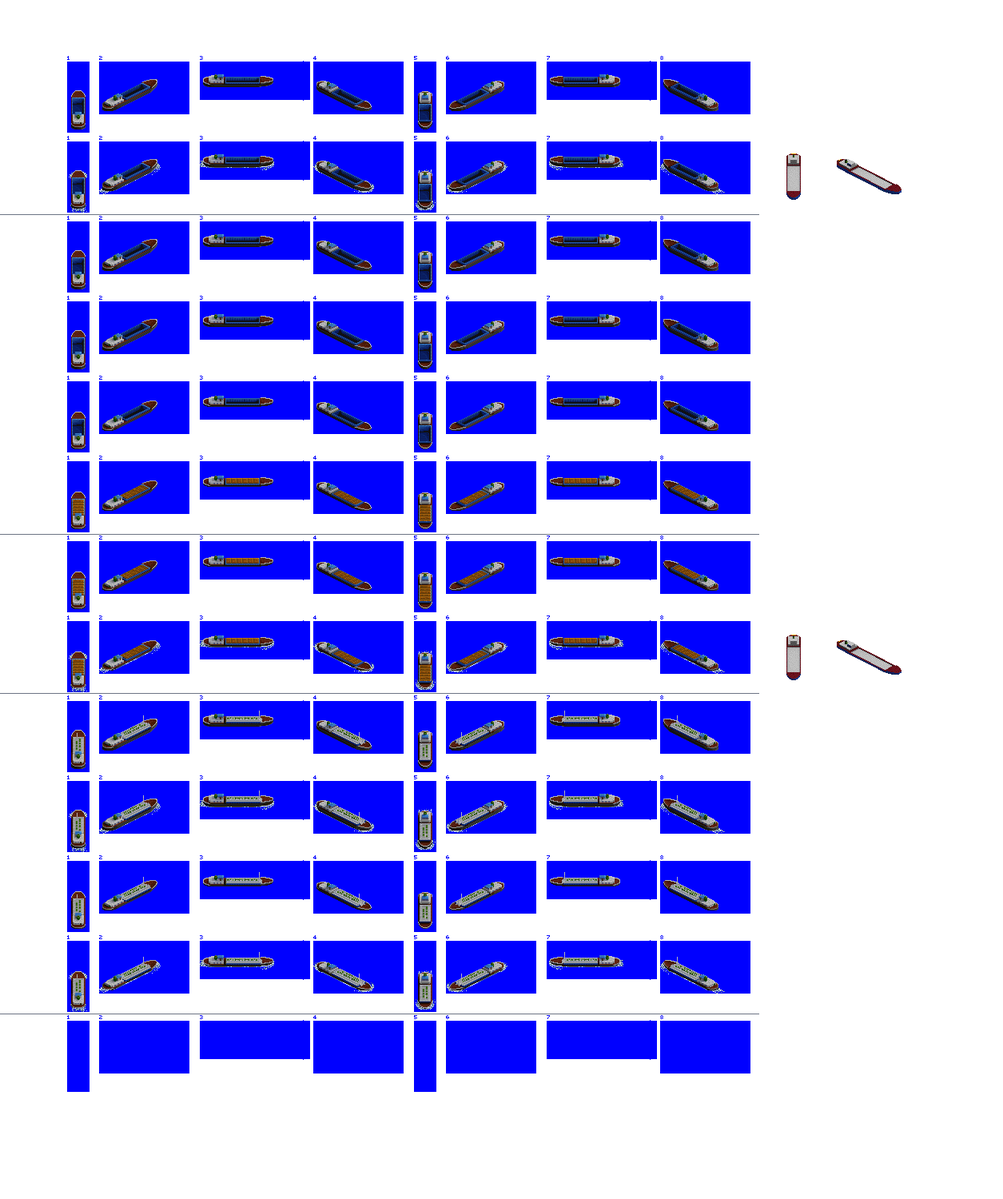
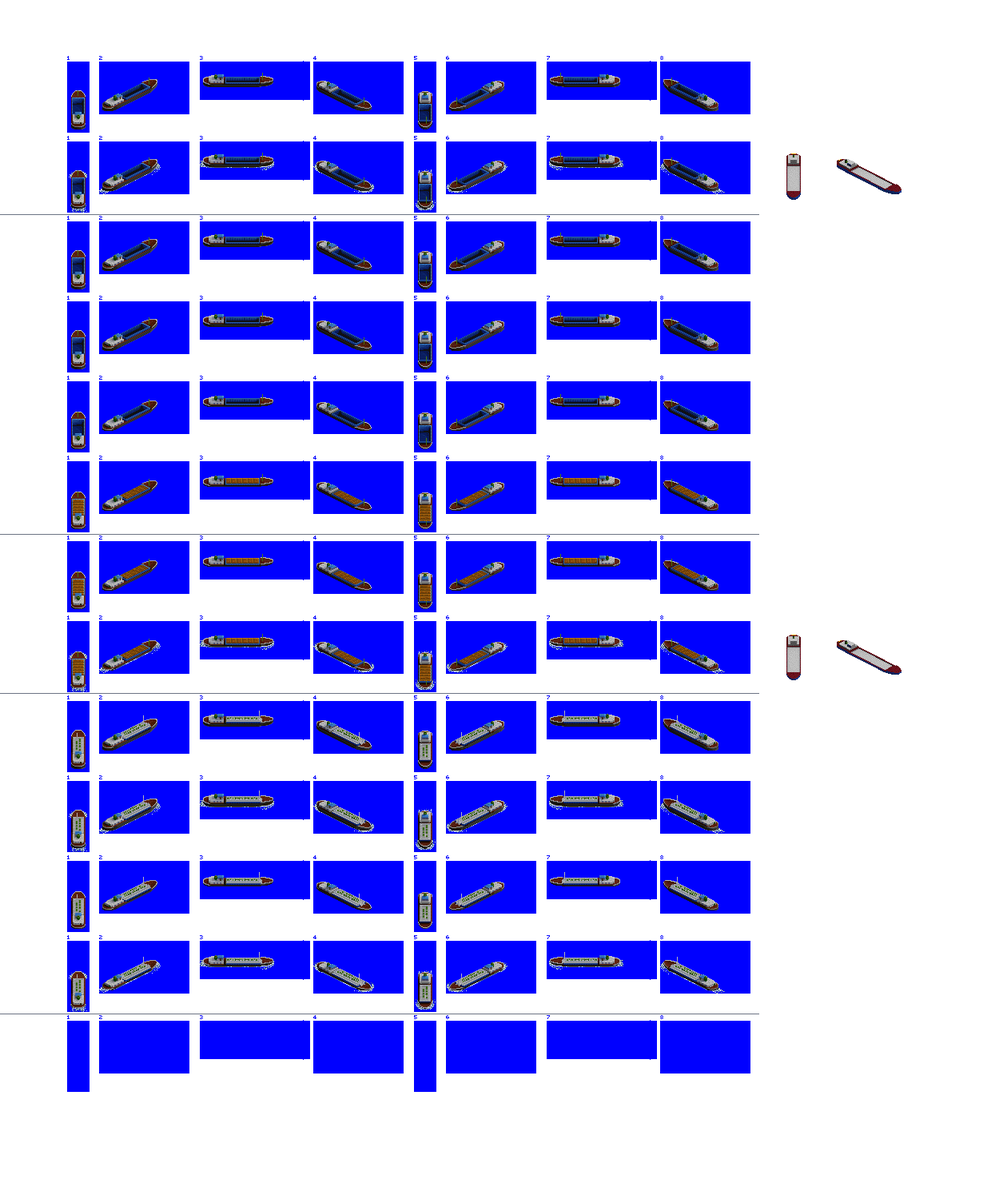
Two versions of the same layered image (1003x1199). Layer-by-layer changes:
added layer "Layer 1" above "HoldOverlay" over 77, 72, 673, 686
